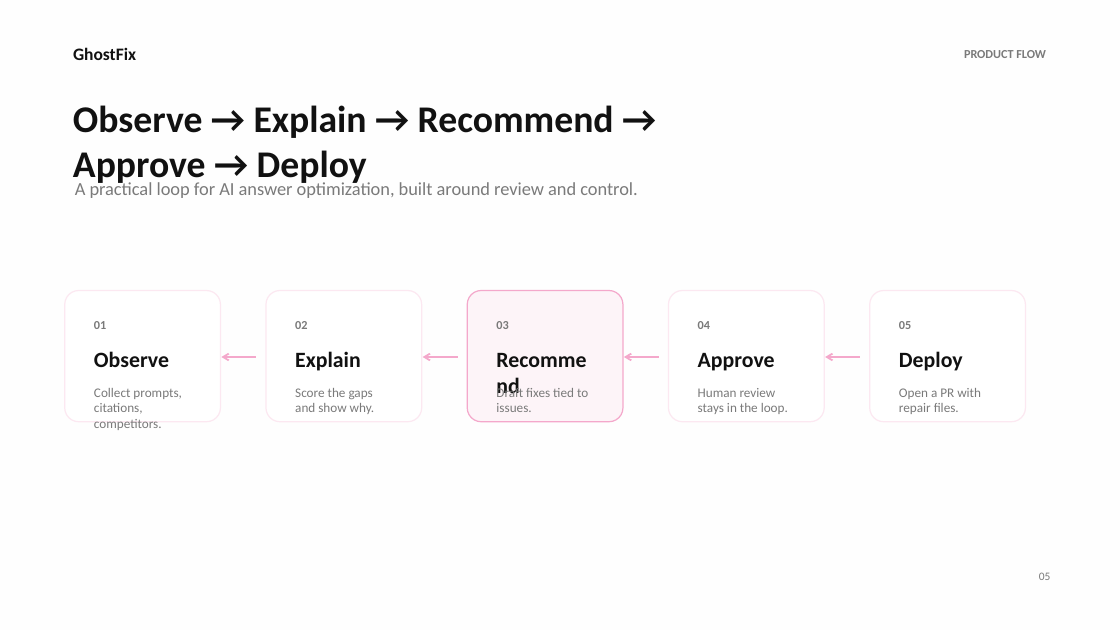
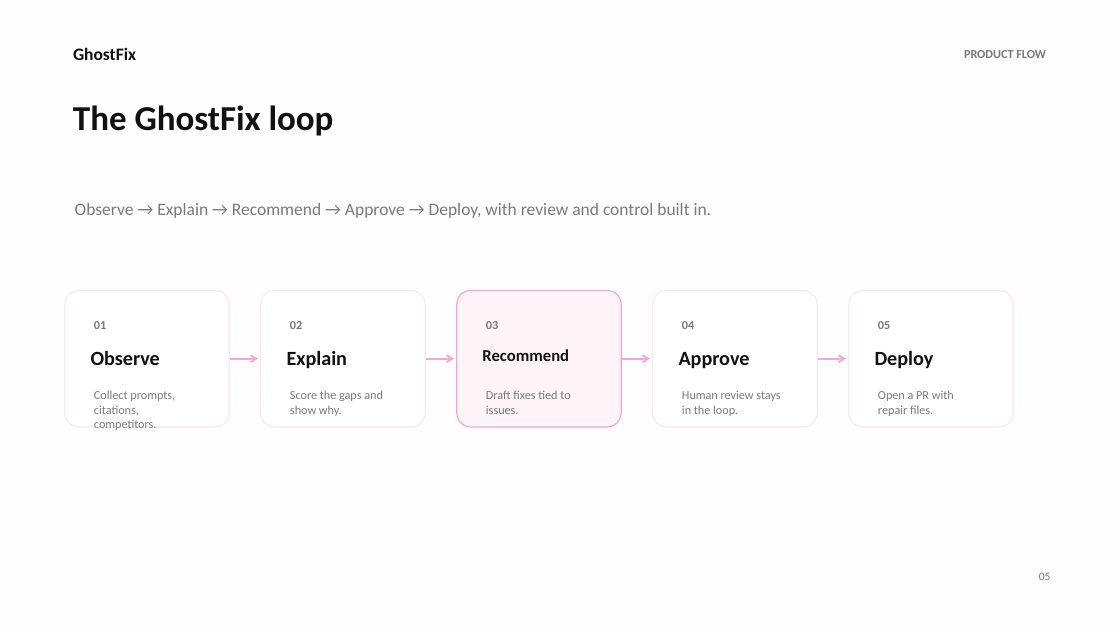
Before and after one commit to wcnjing/ghostfix, a slide deck: slide 5 of outputs/ghostfix-hackathon-pitch.pptx. Drawn at 1120x630 pixels with LibreOffice and Linux fonts; fonts in the diff are those of the drawing. Boxes give left, top, right and bottom in pixels: in the first picture for what was removed or moved away, otherwise in the second. Text is boxed around its words. In the diff, an @@ line names an element or a change of style, - is before the commit and + after.

```diff
--- a/outputs/ghostfix-hackathon-pitch.pptx
+++ b/outputs/ghostfix-hackathon-pitch.pptx
@@ text at (73, 105, 334, 136): text changed; size 32.2 to 30 pt @@
-Observe → Explain → Recommend → Approve → Deploy
+The GhostFix loop
@@ text at (75, 203, 712, 218): text changed; size 15.8 to 15 pt @@
-A practical loop for AI answer optimization, built around review and control.
+Observe → Explain → Recommend → Approve → Deploy, with review and control built in.
@@ rounded rectangle: place and size @@
-rounded rectangle at (65, 291, 220, 422)
+rounded rectangle at (65, 291, 229, 427)
@@ rounded rectangle: place and size @@
-rounded rectangle at (266, 291, 422, 422)
+rounded rectangle at (260, 291, 425, 427)
@@ rounded rectangle: place and size @@
-rounded rectangle at (467, 291, 623, 422)
+rounded rectangle at (457, 291, 622, 427)
@@ rounded rectangle: place and size @@
-rounded rectangle at (669, 291, 824, 422)
+rounded rectangle at (653, 291, 818, 427)
@@ proportions changed in 5 elements at (260, 291, 425, 427), (65, 291, 229, 427), (457, 291, 622, 427), (653, 291, 818, 427), (849, 291, 1013, 427) @@
@@ rounded rectangle: place and size @@
-rounded rectangle at (870, 291, 1025, 422)
+rounded rectangle at (849, 291, 1013, 427)
@@ text "02": place and size @@
-text "02" at (295, 321, 307, 329)
+text "02" at (290, 321, 302, 329)
@@ text "03": place and size @@
-text "03" at (496, 321, 508, 329)
+text "03" at (486, 321, 498, 329)
@@ text "04": place and size @@
-text "04" at (698, 321, 710, 329)
+text "04" at (682, 321, 694, 329)
@@ text "05": place and size @@
-text "05" at (899, 321, 911, 329)
+text "05" at (878, 321, 890, 329)
@@ arrow moved from (222, 357) - (256, 357) to (258, 359) - (230, 359) @@
@@ text "Explain": place and size @@
-text "Explain" at (295, 351, 361, 371)
+text "Explain" at (287, 351, 348, 369)
@@ arrow moved from (423, 357) - (458, 357) to (455, 359) - (426, 359) @@
@@ text "Recommend": place and size @@
-text "Recommend" at (488, 341, 602, 367)
+text "Recommend" at (482, 349, 569, 361)
@@ text "Recommend" at (482, 349, 569, 361): size 18.8 to 14.2 pt @@
@@ arrow moved from (624, 357) - (659, 357) to (650, 359) - (623, 359) @@
@@ text "Approve": place and size @@
-text "Approve" at (698, 353, 775, 371)
+text "Approve" at (679, 352, 750, 369)
@@ arrow moved from (825, 357) - (860, 357) to (846, 359) - (818, 359) @@
@@ size 18.8 to 17.2 pt in 4 elements at (287, 351, 348, 369), (91, 351, 160, 365), (679, 352, 750, 369), (875, 351, 934, 369) @@
@@ text "Deploy": place and size @@
-text "Deploy" at (899, 351, 963, 371)
+text "Deploy" at (875, 351, 934, 369)
@@ text "Draft fixes tied to issues.": place and size @@
-text "Draft fixes tied to issues." at (496, 385, 588, 412)
+text "Draft fixes tied to issues." at (486, 390, 570, 414)
@@ text "Human review stays in the ...": place and size @@
-text "Human review stays in the ..." at (698, 388, 788, 414)
+text "Human review stays in the ..." at (682, 390, 780, 416)
@@ size 11.2 to 10.5 pt in 5 elements at (290, 390, 383, 416), (94, 390, 175, 430), (486, 390, 570, 414), (682, 390, 780, 416), (878, 390, 954, 416) @@
@@ text "Open a PR with repair ...": place and size @@
-text "Open a PR with repair ..." at (899, 388, 981, 414)
+text "Open a PR with repair ..." at (878, 390, 954, 416)
```
Also in this commit, not shown: 6 other slides changed, 4 other files.
